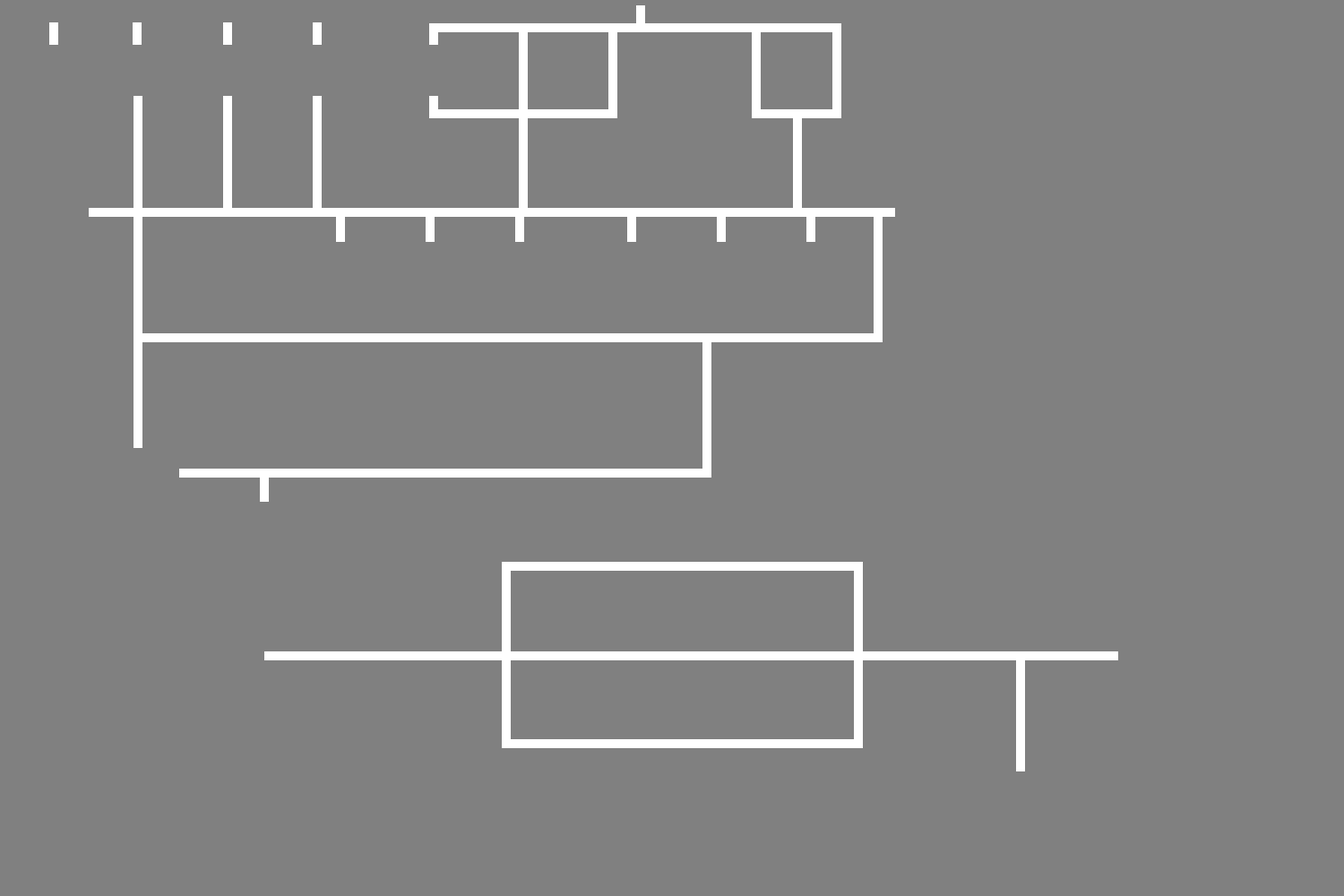
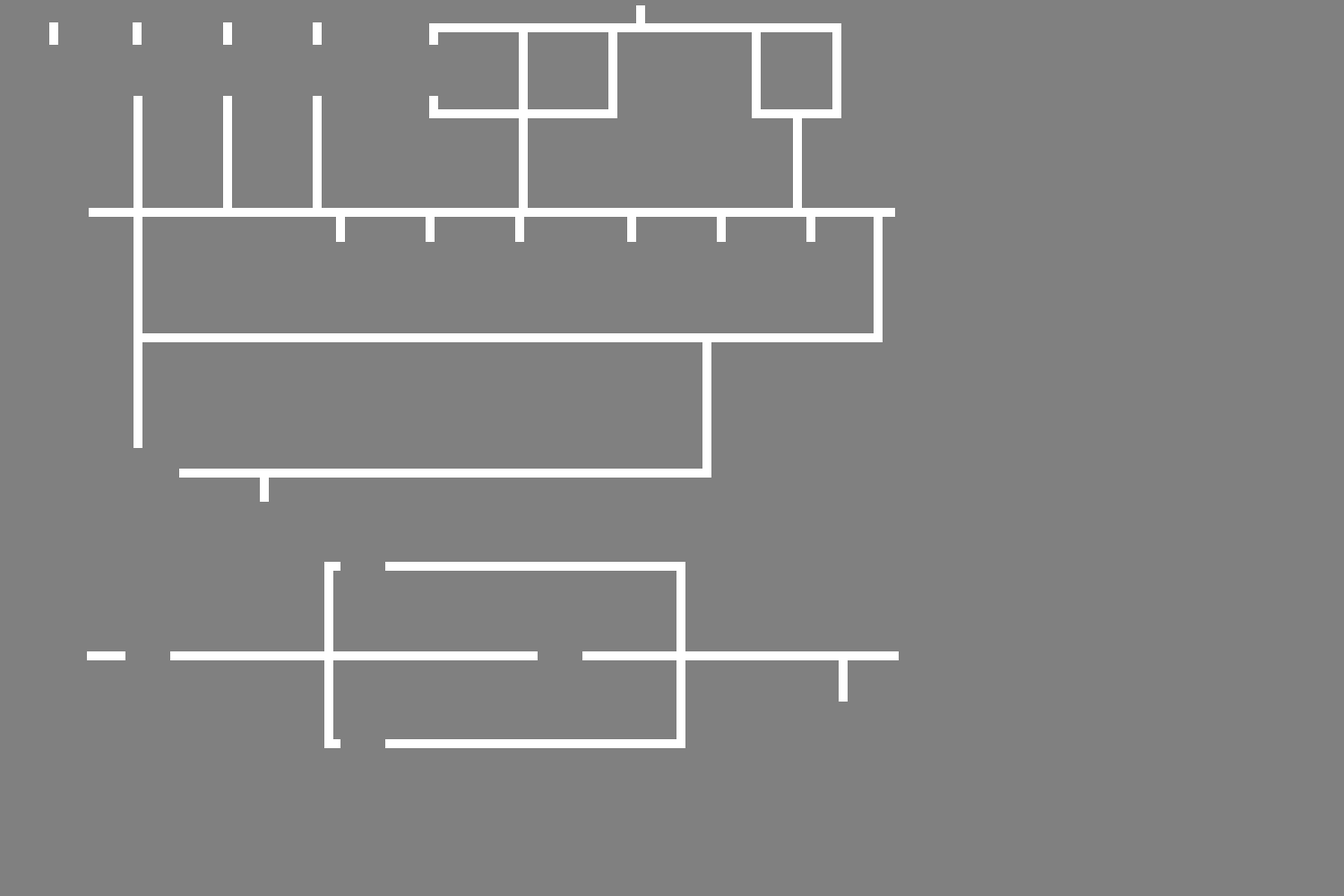
Layered file, before and after one edit (1344 × 896). Changes by layer:
painted on "Pasted Layer" over [86, 561, 1118, 772]
